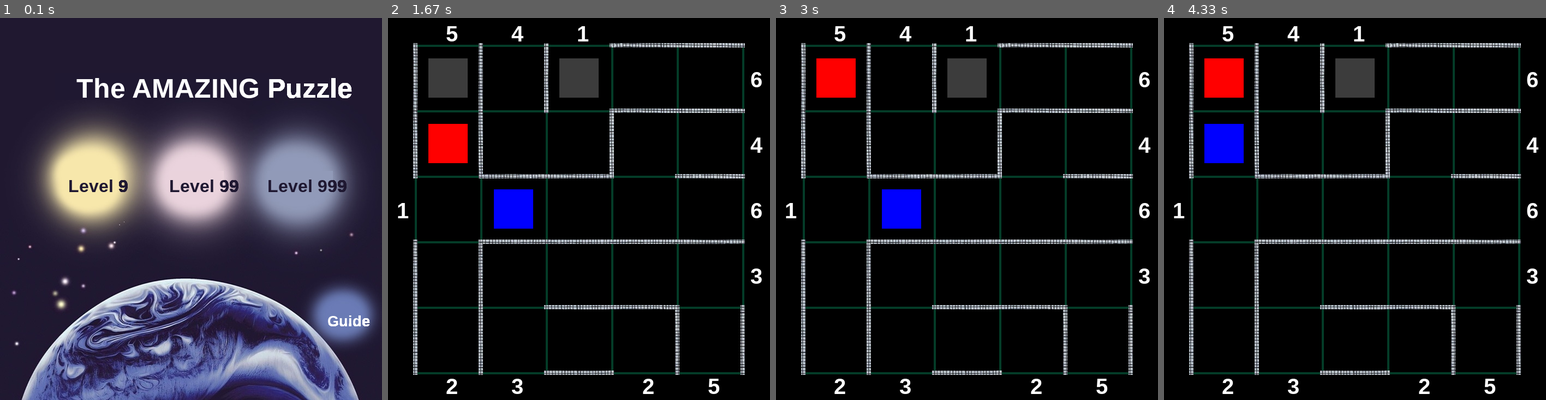
Above: before the commit, frames 1-4 (left to right).
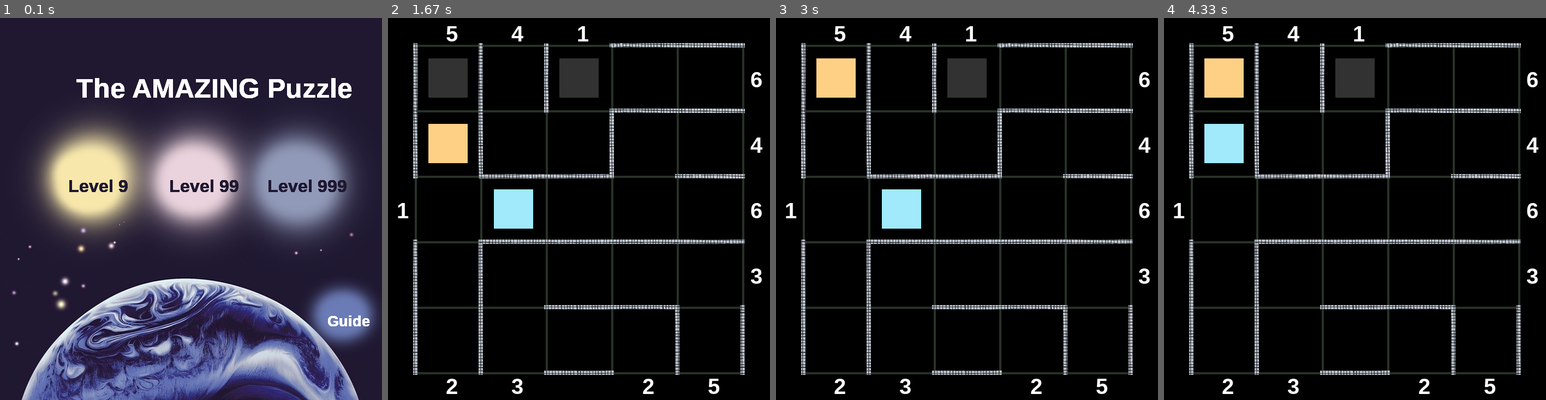
Above: after the commit, the same moments.

Repository: MackieZhou/Amazing-Puzzle
Game: pygame game, started from main.py
The game is run twice, just before and just after one commit, with the same random seed, the same clock (stepped at 60 frames per second) and the same inputs.
Inputs (mouse positions are in pixels of both pictures, inside the frame that each line leads up to):
- Up to frame 1 (0.1 s): no input
- Up to frame 2 (1.67 s): click "Guide" at 0.38 s; click (403, 388) at 0.72 s; click "Level 999" at 1.05 s; hold Right from 1.33 s (still down); move the mouse to (582, 235) at 1.37 s
- Up to frame 3 (3 s): release Right at 1.8 s; hold Up 1.83-2.13 s; hold Right 2.17-2.63 s; hold Left from 2.67 s (still down)
- Up to frame 4 (4.33 s): release Left at 3.2 s; hold Down 3.23-3.53 s; hold Left 3.57-3.97 s; hold Up from 4 s (still down)

The runs differ from the first frame. In frame 1, 0.5% of the frame differs, in the area x 18-94%, y 15-80%; in frame 2, 5.2%, in the area x 7-94%, y 7-94%; in frame 3, 5.2%; in frame 4, 5.2%.

Commit message:
format and other details

Diff:
--- a/main.py
+++ b/main.py
@@ -10,26 +10,26 @@
 def createsq(choice, win):
     """check the puzzle the user wants to play and create squares"""
 
-    grey = (60, 60, 60)
-    red = (255, 0, 0)
-    blue = (0, 0, 255)
+    grey = (50, 50, 50)  # color of the two "goals"
+    yellow = (254, 208, 134)
+    blue = (160, 234, 251)
 
     if choice == 1:
-        sq1 = puzzle1(red, 1, 2, win)
+        sq1 = puzzle1(yellow, 1, 2, win)
         sq2 = puzzle1(blue, 1, 3, win)
         goal1 = puzzle1(grey, 1, 1, win)
         goal2 = puzzle1(grey, 3, 1, win)
         return sq1, sq2, goal1, goal2
 
     if choice == 2:
-        sq1 = puzzle2(red, 1, 2, win)
+        sq1 = puzzle2(yellow, 1, 2, win)
         sq2 = puzzle2(blue, 1, 3, win)
         goal1 = puzzle2(grey, 1, 1, win)
         goal2 = puzzle2(grey, 3, 1, win)
         return sq1, sq2, goal1, goal2
 
     if choice == 3:
-        sq1 = puzzle3(red, 1, 2, win)
+        sq1 = puzzle3(yellow, 1, 2, win)
         sq2 = puzzle3(blue, 1, 3, win)
         goal1 = puzzle3(grey, 1, 1, win)
         goal2 = puzzle3(grey, 3, 1, win)
@@ -59,16 +59,10 @@
     pygame.mixer.music.set_volume(0.5)
 
     # colors:
-    grey = (60, 60, 60)  # color of the two "goals"
     white = (255, 255, 255)  # color of the numbers
     black = (0, 0, 0)  # background color
-    red = (255, 0, 0)
-    green = (0, 255, 0)
-    blue = (0, 0, 255)
-    aqua = (0, 255, 255)
-    grid_color = (4, 60, 40)
-    gold = (100, 100, 0)
-
+    blue = (80, 80, 255)
+    grid_color = (40, 50, 40)
     yellow = (247, 231, 171)
     blue1 = (145, 154, 184)
     blue2 = (106, 123, 181)
@@ -80,13 +74,13 @@
     choice = 0
     while choose:
         # draw the things on the front page of the game
-        title = gameText("The AMAZING Puzzle", 50, white, (140, 100), (100, 100, 400, 50), darkblue)
+        title = gameText("The AMAZING Puzzle", 50, white, (140, 100), (140, 100, 0, 0), darkblue)
 
         # the game buttons
-        game1 = gameText("Level 9", 32, darkblue, (125, 290), (125, 280, 90, 40), yellow)
-        game2 = gameText("Level 99", 32, darkblue, (310, 290), (310, 280, 100, 40), pink)
-        game3 = gameText("Level 999", 32, darkblue, (490, 290), (490, 280, 120, 40), blue1)
-        rule = gameText('Guide', 27, white, (600, 540), (600, 540, 60, 20), blue2)
+        game1 = gameText("Level 9", 32, darkblue, (125, 290), (125, 290, 0, 0), yellow)
+        game2 = gameText("Level 99", 32, darkblue, (310, 290), (310, 290, 0, 0), pink)
+        game3 = gameText("Level 999", 32, darkblue, (490, 290), (490, 290, 0, 0), blue1)
+        rule = gameText('Guide', 27, white, (600, 540), (600, 540, 0, 0), blue2)
 
         # draw everything
         title.draw(win)
@@ -109,26 +103,23 @@
             # check if the user click on anywhere in the window
             if event.type == pygame.MOUSEBUTTONDOWN:
                 click = pygame.mouse.get_pos()
-                # check if the user chooses each puzzle
-                # print(click)
-
                 # check if the user chooses puzzle1
-                if (90 <= click[0] <= 260) & (290 <= click[1] <= 350):
+                if (95 <= click[0] <= 245) & (260 <= click[1] <= 360):
                     choice += 1
                     choose = False
                     pygame.mixer.Sound.play(click_sound)
                 # check if the user chooses puzzle2
-                if (265 <= click[0] <= 435) & (290 <= click[1] <= 350):
+                if (280 <= click[0] <= 445) & (260 <= click[1] <= 360):
                     choice += 2
                     choose = False
                     pygame.mixer.Sound.play(click_sound)
                 # check if the user chooses puzzle3
-                if (440 <= click[0] <= 610) & (290 <= click[1] <= 350):
+                if (460 <= click[0] <= 640) & (260 <= click[1] <= 360):
                     choice += 3
                     choose = False
                     pygame.mixer.Sound.play(click_sound)
                 # check if the user chooses rules
-                if (590 <= click[0] <= 670) & (530 <= click[1] <= 570):
+                if (580 <= click[0] <= 685) & (520 <= click[1] <= 595):
                     choice += 4
                     choose = False
                     pygame.mixer.Sound.play(click_sound)
@@ -136,45 +127,50 @@
     if choice == 4:
         pygame.display.set_caption("Guide")
 
-        T1 = 'How to win?'
-        t11 = 'Let the red and blue square overlap the two static grey squares.'
-        T2 = 'How to play?'
-        t21 = '- Choose a difficulty level from level 9, 99, and 999.'
-        t22 = '- Control the movement of the red square and the blue square'
-        t23 = ' by hitting the left, right, up, or down arrow keys** on your keyboard.'
-        T3 = 'Rules'
-        r11 = '1. The two squares move together (i.e. when you hit up arrow'
-        r12 = '   key, both squares will move up a grid)'
-        r21 = '2. Stop when hitting a wall. If only one of the square is stoped'
-        r22 = '   by the wall, the other one will move normally (this is a '
-        r23 = '   strategy you can use to only move one square).'
-        r31 = '3. The squares will be transported by the numbers around the '
-        r32 = '   game board. All the numbers appear in pairs and they are like'
-        r33 = '   a channel between two grids. If you move a colored square out'
-        r34 = '   r of the board from one number, the square will reappear in '
-        r35 = '   the other grid represented by the same number.'
-        r41 = '4. Square won\'t move and crash sound will appear if OVERLAPED'
-
-        rule1 = gameText(T1, 20, white, (75, 80), (50, 80, 600, 25), black)
-        rule2 = gameText(t11, 20, white, (75, 110), (50, 110, 600, 25), black)
-        rule3 = gameText(T2, 20, white, (75, 140), (50, 140, 600, 25), black)
-        rule4 = gameText(t21, 20, white, (75, 170), (50, 170, 600, 25), black)
-        rule5 = gameText(t22, 20, white, (75, 200), (50, 200, 600, 25), black)
-        rule6 = gameText(t23, 20, white, (75, 230), (50, 230, 600, 25), black)
-        rule7 = gameText(T3, 20, white, (75, 260), (50, 260, 600, 25), black)
-        rule8 = gameText(r11, 20, white, (75, 290), (50, 290, 600, 25), black)
-        rule9 = gameText(r12, 20, white, (75, 320), (50, 320, 600, 25), black)
-        rule10 = gameText(r21, 20, white, (75, 350), (50, 350, 600, 25), black)
-        rule11 = gameText(r22, 20, white, (75, 380), (50, 380, 600, 25), black)
-        rule12 = gameText(r23, 20, white, (75, 410), (50, 410, 600, 25), black)
-        rule13 = gameText(r31, 20, white, (75, 440), (50, 440, 600, 25), black)
-        rule14 = gameText(r32, 20, white, (75, 470), (50, 470, 600, 25), black)
-        rule15 = gameText(r33, 20, white, (75, 500), (50, 500, 600, 25), black)
-        rule16 = gameText(r34, 20, white, (75, 530), (50, 530, 600, 25), black)
-        rule17 = gameText(r35, 20, white, (75, 560), (50, 560, 600, 25), black)
-        rule18 = gameText(r41, 20, white, (75, 590), (50, 590, 600, 25), black)
-        quitbut = gameText('Quit', 20, white, (10, 675), (0, 665, 60, 35), blue)
-        win.fill(black)
+        bc2 = pygame.image.load("guide.jpg")
+        bc2_rect = pygame.Rect(0, 0, 700, 700)
+        win.blit(bc2, bc2_rect, bc2_rect)
+
+        t1 = 'How to win?'
+        t2 = 'Let the yellow and blue squares overlap the two static grey squares.'
+        t3 = 'How to play?'
+        t4 = '-- Choose a difficulty level from level 9, 99, and 999.'
+        t5 = '-- Control the movement of the yellow square and the blue square'
+        t6 = '   by hitting the left, right, up, or down arrow keys on your keyboard.'
+        t7 = 'Rules'
+        t8 = '1. The two squares move together (i.e. if you hit the up arrow'
+        t9 = '    key, both squares will move up a grid)'
+        t10 = '2. NO MOVEMENT when hitting a wall. If only one of the squares is'
+        t11 = '    stopped by the wall, the other one will move normally (this is'
+        t12 = '    a strategy you can use to only move one square).'
+        t13 = '3. The squares will be transported by  numbers around the game'
+        t14 = '    board. All the numbers appear in pairs and they are like'
+        t15 = '    channels between grids. If you move a colored square out'
+        t16 = '    of the board from one number, the square will reappear in'
+        t17 = '    the other grid surrounded by the same number.'
+        t18 = '4. Squares won\'t OVERLAP!! If your movement is going to make them'
+        t19 = '    overlap, they won\'t move and the crash sound will be played.'
+
+        rule1 = gameText(t1, 22, white, (70, 30), (50, 80, 0, 0), black)
+        rule2 = gameText(t2, 22, white, (70, 60), (50, 110, 0, 0), black)
+        rule3 = gameText(t3, 22, white, (70, 120), (50, 140, 0, 0), black)
+        rule4 = gameText(t4, 22, white, (70, 150), (50, 170, 0, 0), black)
+        rule5 = gameText(t5, 22, white, (70, 180), (50, 200, 0, 0), black)
+        rule6 = gameText(t6, 22, white, (70, 210), (50, 230, 0, 0), black)
+        rule7 = gameText(t7, 22, white, (70, 270), (50, 260, 0, 0), black)
+        rule8 = gameText(t8, 22, white, (70, 300), (50, 290, 0, 0), black)
+        rule9 = gameText(t9, 22, white, (70, 330), (50, 320, 0, 0), black)
+        rule10 = gameText(t10, 22, white, (70, 360), (50, 350, 0, 0), black)
+        rule11 = gameText(t11, 22, white, (70, 390), (50, 380, 0, 0), black)
+        rule12 = gameText(t12, 22, white, (70, 420), (50, 410, 0, 0), black)
+        rule13 = gameText(t13, 22, white, (70, 450), (50, 440, 0, 0), black)
+        rule14 = gameText(t14, 22, white, (70, 480), (50, 470, 0, 0), black)
+        rule15 = gameText(t15, 22, white, (70, 510), (50, 500, 0, 0), black)
+        rule16 = gameText(t16, 22, white, (70, 540), (50, 530, 0, 0), black)
+        rule17 = gameText(t17, 22, white, (70, 570), (50, 560, 0, 0), black)
+        rule18 = gameText(t18, 22, white, (70, 600), (50, 590, 0, 0), black)
+        rule19 = gameText(t19, 22, white, (70, 630), (50, 590, 0, 0), black)
+        quitbut = gameText('BACK', 22, white, (5, 670), (0, 665, 60, 35), blue)
         rule1.draw(win)
         rule2.draw(win)
         rule3.draw(win)
@@ -193,6 +189,7 @@
         rule16.draw(win)
         rule17.draw(win)
         rule18.draw(win)
+        rule19.draw(win)
         quitbut.draw(win)
         pygame.display.update()
 
